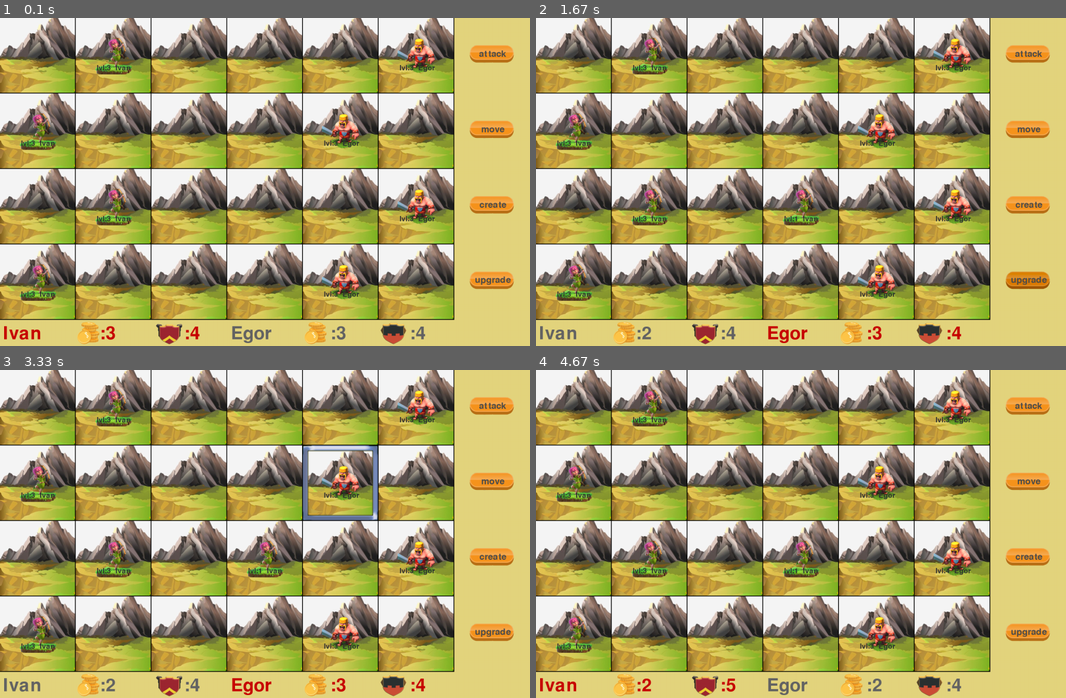
Above: before the commit, frames 1-4 (two rows, left to right).
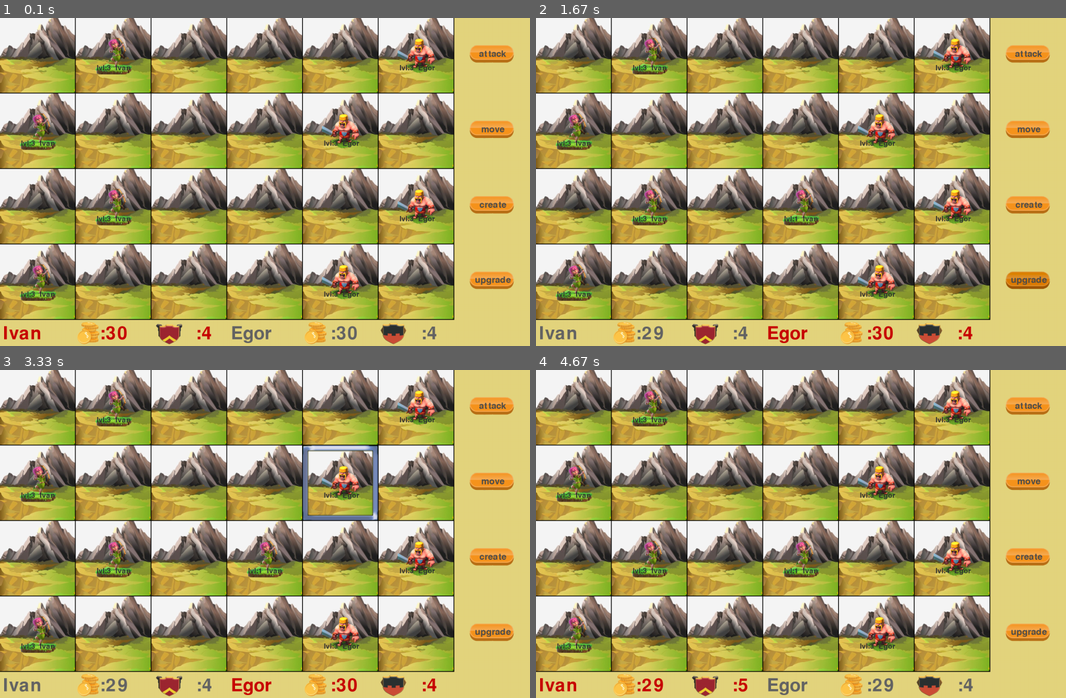
Above: after the commit, the same moments.

Repository: vanka857/MinersArchers
Game: pygame game, started from MinersArchers/Main.py
Two runs of this game, one before a commit and one after it. Both use one fixed random seed, a clock stepped at 60 frames per second and the inputs below.
Inputs (mouse positions are in pixels of both pictures, inside the frame that each line leads up to):
- Up to frame 1 (0.1 s): no input
- Up to frame 2 (1.67 s): click (806, 204) at 0.43 s; tap C at 0.67 s; move the mouse to (997, 296) at 1.2 s
- Up to frame 3 (3.33 s): click (74, 524) at 1.9 s; move the mouse to (466, 658) at 2.27 s; click (466, 658) at 2.47 s; move the mouse to (371, 507) at 2.8 s; click (371, 507) at 3.02 s
- Up to frame 4 (4.67 s): click (965, 527) at 3.58 s; tap U at 3.93 s; move the mouse to (822, 520) at 4.53 s

The runs differ from the first frame. In frame 1, 0.3% of the frame differs, in the area x 22-83%, y 93-99%; in frame 2, 0.3%; in frame 3, 0.3%; in frame 4, 0.3%.

Commit message:
class Player added, names of players deleted, players.json added

Diff:
--- a/MinersArchers/game/Game.py
+++ b/MinersArchers/game/Game.py
@@ -23,17 +23,13 @@
     __display = 0
     __running = True
 
-    # игроки
-    __players = ["Ivan", "Egor"]
-    # баланс игроков
-    __score = {__players[0]: 0, __players[1]: 0}
-    # id игрока
     __current_player = 0
 
     FRAME_TIME = 100
 
     def __init__(self, w=5, h=5, mode="console"):
         self.__mode = mode
+
         if mode == "py_game":
             # создаем очередь сообщения для прямой отправки от
             # PyGameDispatcher в PyGameDisplay команд типа "select"
@@ -59,32 +55,35 @@
         # у контроллера есть все данные об игре
         self.__game_control = Controller(self.__game_data)
 
+        # игроки
+        self.names = list(self.__game_data.players.keys())
+        self.__players = [self.names[1], self.names[0]]
+
     def if_end(self):
         # подсчет сколько у кого юнитов
         num1 = 0
         num2 = 0
         for para in self.__game_data.units.items():
-            if para[1].player == "Egor":
+            if para[1].player == self.names[0]:
                 num1 += 1
-            if para[1].player == "Ivan":
+            if para[1].player == self.names[1]:
                 num2 += 1
 
-        self.__game_data.num_units["Egor"] = num1
-        self.__game_data.num_units["Ivan"] = num2
-
+        self.__game_data.players[self.names[0]].set_num_units(num1)
+        self.__game_data.players[self.names[1]].set_num_units(num2)
         # проверка на то, что в обоих игроков есть юниты
         for para in self.__game_data.units.items():
-            if para[1].player == "Egor":
+            if para[1].player == self.names[0]:
                 break
         else:
-            log.mprint("Ivan win!!! End of the game")
+            log.mprint("{} win!!! End of the game".format(self.names[1]))
             self.__running = 0
 
         for para in self.__game_data.units.items():
-            if para[1].player == "Ivan":
+            if para[1].player == self.names[1]:
                 break
         else:
-            log.mprint("Egor win!!! End of the game")
+            log.mprint("{}} win!!! End of the game".format(self.names[1]))
             self.__running = 0
 
     def __do_action(self, command, name):
@@ -96,9 +95,10 @@
             # передача управления в контроллер
             return self.__game_control.main_control(command, name)
 
+    # TODO !!!
     def __change_player(self):
         # игроки делают ходы по очереди
-        self.__current_player = (self.__current_player + 1) % len(self.__players)
+        self.__current_player = (self.__current_player + 1) % len(self.__game_data.players)
 
     def __get_player(self, id_):
         return self.__players[id_]
--- a/MinersArchers/game/display/Display_pygame.py
+++ b/MinersArchers/game/display/Display_pygame.py
@@ -260,11 +260,14 @@
 
         font = pygame.font.SysFont('comicsans', 70)
 
-        name1 = font.render('Ivan            :{}              :{}'.format(
-            self.data.score["Ivan"], self.data.num_units["Ivan"]), 1, color1)
-
-        name2 = font.render('Egor            :{}             :{}'.format(
-            self.data.score["Egor"], self.data.num_units["Egor"]), 1, color2)
+        names = list(self.data.players.keys());
+        name_1 = names[1]; name_2 = names[0]
+
+        name1 = font.render('{}            :{}              :{}'.format(name_1, self.data.players[name_1].get_score(),
+                                                                self.data.players[name_1].get_num_units()), 1, color1)
+
+        name2 = font.render('{}            :{}             :{}'.format(name_2, self.data.players[name_2].get_score(),
+                                                                self.data.players[name_2].get_num_units()), 1, color2)
 
         self.__toolbar_layer.fill((228, 213, 126))
 
--- a/MinersArchers/game/game_control/Controller.py
+++ b/MinersArchers/game/game_control/Controller.py
@@ -1,12 +1,10 @@
 import math
-
 import game.game_data.cells.Cell as cell
 import game.game_data.units.Unit as unit
 from game.logs.Logs import Logs
 
 # устанавливаем цвет логов
 log = Logs("Green")
-TIPS = {"Egor": "warriors", "Ivan": "archers"}
 
 
 class Controller:
@@ -42,7 +40,7 @@
 
     def create(self, command, name):
         # если баланс 0
-        if self.__game_data.score[name] == 0:
+        if self.__game_data.players[name].get_score() == 0:
             log.mprint("You have no coins to create a unit!")
             return 1
 
@@ -55,9 +53,9 @@
             unit_creator = unit.Creator()
             # !!!пока у разных игроков разные типы - следовательно
             self.__game_data.units[(int(command[1]), int(command[2]))] = \
-                unit_creator.create_unit(name, TIPS[name], int(command[1]), int(command[2]), 1)
+                unit_creator.create_unit(name, self.__game_data.TIPS[name], int(command[1]), int(command[2]), 1)
             # и снимаем монету за создание юнита
-            self.__game_data.down_score(name)
+            self.__game_data.players[name].down_score()
             return 0
 
     def attack(self, command, name):
@@ -101,7 +99,7 @@
                 self.__game_data.units[(h1, w1)] = self.__game_data.units[(-1, -1)]
                 # увеличиваем его очки
                 for i in range(level2):
-                    self.__game_data.up_score(name)
+                    self.__game_data.players[name].up_score()
                 # указываем на мертвого
                 return 0
             elif level1 == level2:
@@ -110,7 +108,7 @@
                 self.__game_data.units[(h2, w2)] = self.__game_data.units[(-1, -1)]
                 # увеличиваем его очки
                 for i in range(level2):
-                    self.__game_data.up_score(name)
+                    self.__game_data.players[name].up_score()
                 return 0
             else:
                 unit2.set_level(level2 - level1)
@@ -149,11 +147,11 @@
         h1 = int(command[1])
         w1 = int(command[2])
 
-        if self.__game_data.score[name] == 0:
+        if self.__game_data.players[name].get_score() == 0:
             log.mprint("You have no coins to upgrade the unit!")
             return 1
         # и снимаем монету за создание юнита
-        self.__game_data.down_score(name)
+        self.__game_data.players[name].down_score()
 
         self.__game_data.units[(h1, w1)].set_level(self.__game_data.units[(h1, w1)].level + 1)
 
--- a/MinersArchers/game/game_data/Data.py
+++ b/MinersArchers/game/game_data/Data.py
@@ -1,5 +1,6 @@
 import game.game_data.cells.Cell as cell
 import game.game_data.units.Unit as unit
+import json
 
 
 class Data:
@@ -16,9 +17,19 @@
         self.units = dict()
         self._cells = dict()
 
+        with open("game/players.json", "r") as read_file:
+            json_players = json.load(read_file)
+
+        name_1 = json_players["PLAYER_1"]["name"]
+        score_1 = json_players["PLAYER_1"]["score"]
+        name_2 = json_players["PLAYER_2"]["name"]
+        score_2 = json_players["PLAYER_2"]["score"]
         # счет
-        self.score = {"Egor": 3, "Ivan": 3}
-        self.num_units = {"Egor": 0, "Ivan": 0}
+        self.players = {name_1: Player(name_1, score_1), name_2: Player(name_2, score_2)}
+
+        names = list(self.players.keys())
+        # вот место, где устаналивается, у кого, какой игрок
+        self.TIPS = {names[0]: "warriors", names[1]: "archers"}
 
         # показывает, чей сейчас ход
         self.cur_step_name = False
@@ -28,22 +39,10 @@
         unit_creator = unit.Creator()
         self.units[(-1, -1)] = unit_creator.create_unit("died", "warriors", -1, -1, 0)
 
-        # рандомная расстановка
-        # for i in range(h):
-        #     for j in range(w):
-        #         ran = random.randint(0, 5)
-        #         # пока что у всех уровень 3
-        #         if ran == 4:
-        #             self.units[(i, j)] = unit_creator.create_unit("died", "warriors", i, j, 0)
-        #         elif ran % 2 == 0:
-        #             self.units[(i, j)] = unit_creator.create_unit("Ivan", "archers", i, j, 3)
-        #         else:
-        #             self.units[(i, j)] = unit_creator.create_unit("Egor", "warriors", i, j, 3)
-
         # нормальная расстановка
         for i in range(h):
-            self.units[i, (i + 1) % 2] = unit_creator.create_unit("Ivan", "archers", i, (i + 1) % 2, 3)
-            self.units[i, self.__width - 1 - i % 2] = unit_creator.create_unit("Egor", "warriors", i,
+            self.units[i, (i + 1) % 2] = unit_creator.create_unit(names[1], self.TIPS[names[1]], i, (i + 1) % 2, 3)
+            self.units[i, self.__width - 1 - i % 2] = unit_creator.create_unit(names[0], self.TIPS[names[0]], i,
                                                                                self.__width - 1 - i % 2, 3)
         for i in range(h):
             for j in range(w):
@@ -59,7 +58,34 @@
         return self.__height, self.__width
 
     def up_score(self, name):
-        self.score[name] += 1
+        self.players[name].up_score()
 
     def down_score(self, name):
-        self.score[name] -= 1
+        self.players[name].down_score()
+
+
+class Player:
+    __name = ""
+    __score = 0
+    __num_units = 0
+
+    # по дефолту начальный счет - 3
+    def __init__(self, name, balance):
+        self.__name = name
+        self.__score = balance
+        self.__num_units = 0
+
+    def set_num_units(self, num):
+        self.__num_units = num
+
+    def get_num_units(self):
+        return self.__num_units
+
+    def get_score(self):
+        return self.__score
+
+    def up_score(self):
+        self.__score += 1
+
+    def down_score(self):
+        self.__score -= 1
--- /dev/null
+++ b/MinersArchers/game/players.json
@@ -0,0 +1,10 @@
+{
+  "PLAYER_1" : {
+    "name": "Egor",
+    "score": 30
+  },
+  "PLAYER_2" : {
+    "name": "Ivan",
+    "score": 30
+  }
+}
Not shown, added: MinersArchers/package.json
